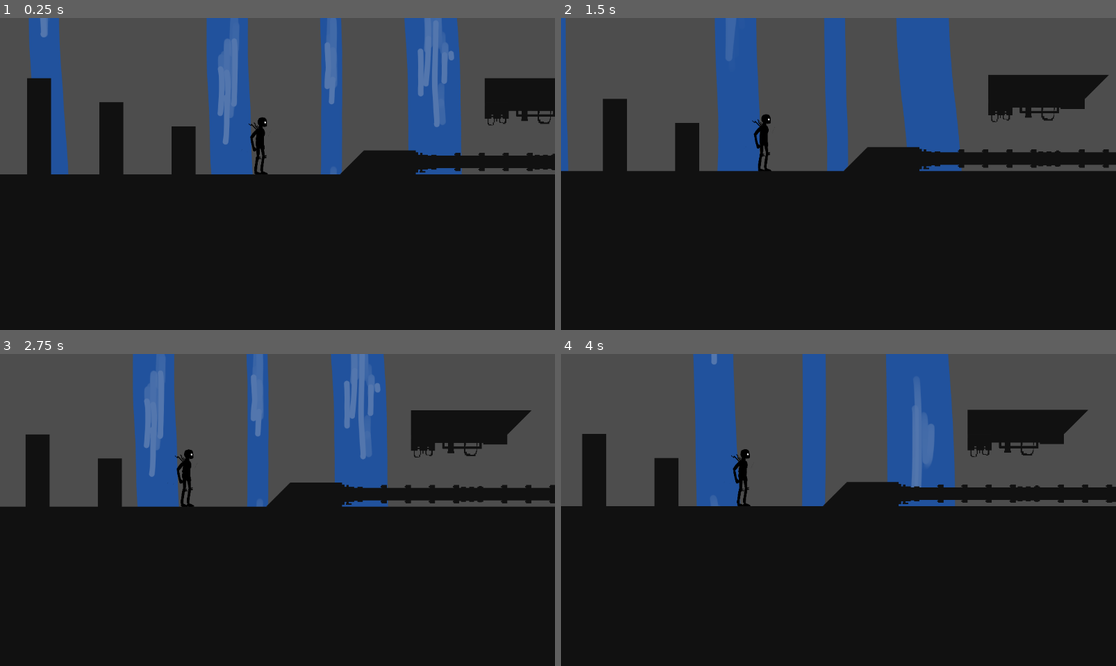
Above: before the commit, frames 1-4 (two rows, left to right).
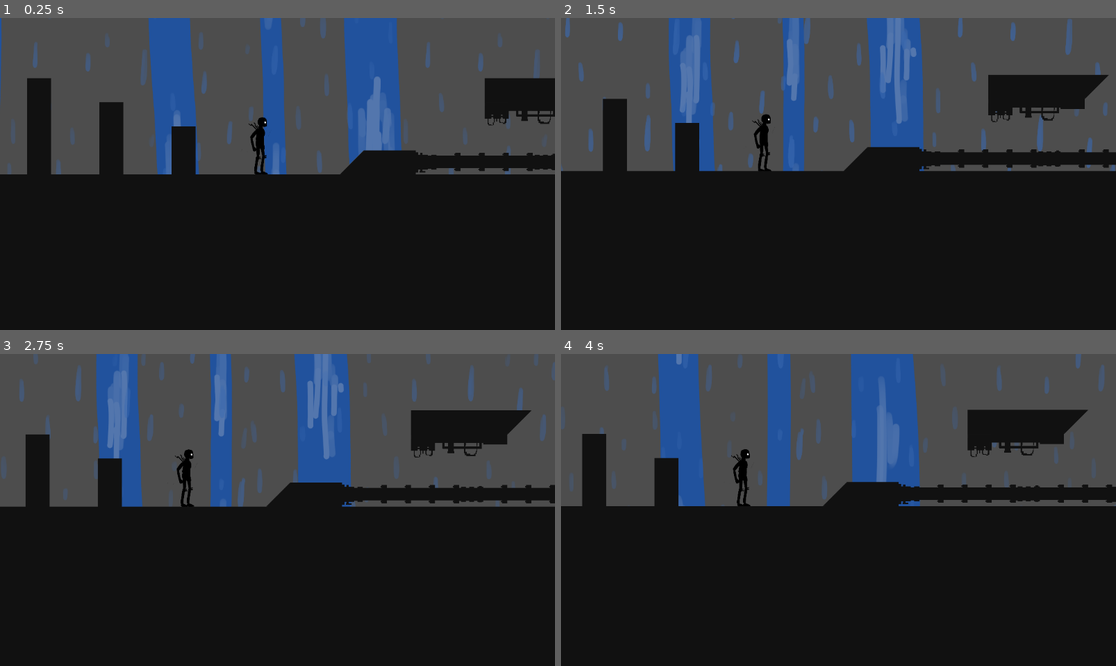
Above: after the commit, the same moments.

Repository: Kunut0/GameJam23_05
Game: Godot game, scene res://Szene/frederick_test_scene.tscn
Two runs of this game, one before a commit and one after it. Both use one fixed random seed, a clock stepped at 60 frames per second and the inputs below. This scene is started directly instead of the project's main scene. The engine's default icon, where the game draws it, is replaced by a stand-in: a white triangle on a blue panel in a dark square.
Inputs:
- Up to frame 1 (0.25 s): no input
- Up to frame 2 (1.5 s): hold Right (ui_right) from 0.53 s (still down); tap Space (ui_select) at 0.77 s
- Up to frame 3 (2.75 s): tap Space (ui_select) at 1.52 s; release Right (ui_right) at 2.03 s; hold Left (ui_left) from 2.03 s (still down)
- Up to frame 4 (4 s): release Left (ui_left) at 2.78 s; hold Right (ui_right) from 2.78 s (still down); tap Space (ui_select) at 3.02, 3.77 s

The runs differ from the first frame. In frame 1, 22% of the frame differs, in the area x 0-98%, y 0-51%; in frame 2, 17%; in frame 3, 17%; in frame 4, 16%.

Commit message:
parallax layer rain

Diff:
--- a/gamejamulm/Szene/frederick_test_scene.tscn
+++ b/gamejamulm/Szene/frederick_test_scene.tscn
@@ -9,6 +9,13 @@
 [ext_resource type="Texture2D" uid="uid://drpkfsvsabt22" path="res://Assets/background/background_water_2.png" id="7_r65jg"]
 [ext_resource type="Texture2D" uid="uid://c7v16wveiervi" path="res://Assets/background/background_water_3.png" id="8_bfp6s"]
 [ext_resource type="Texture2D" uid="uid://c6jyiuf2eo0r8" path="res://Assets/background/background_water_4.png" id="9_3kewj"]
+[ext_resource type="Texture2D" uid="uid://g4gxsvl04sy6" path="res://Assets/background/rain_1.png" id="10_txhlj"]
+[ext_resource type="Texture2D" uid="uid://ci005lvkg6pth" path="res://Assets/background/rain_2.png" id="11_eyhg7"]
+[ext_resource type="Texture2D" uid="uid://c5xncqupgy2fr" path="res://Assets/background/rain_3.png" id="12_0kuvi"]
+[ext_resource type="Texture2D" uid="uid://djihpnnjg2v28" path="res://Assets/background/rain_4.png" id="13_3fhx5"]
+[ext_resource type="Texture2D" uid="uid://dko5ujbrsua1i" path="res://Assets/background/rain_5.png" id="14_vk801"]
+[ext_resource type="Texture2D" uid="uid://civ4nlpljix2c" path="res://Assets/background/rain_6.png" id="15_bdj5d"]
+[ext_resource type="Texture2D" uid="uid://cg7qgafk5l6uy" path="res://Assets/background/rain_7.png" id="16_vow18"]
 
 [sub_resource type="TileSetAtlasSource" id="TileSetAtlasSource_ixq41"]
 texture = ExtResource("2_bq1tl")
@@ -135,7 +142,36 @@
 }],
 "loop": true,
 "name": &"default",
-"speed": 5.0
+"speed": 6.0
+}]
+
+[sub_resource type="SpriteFrames" id="SpriteFrames_ai2la"]
+animations = [{
+"frames": [{
+"duration": 1.0,
+"texture": ExtResource("10_txhlj")
+}, {
+"duration": 1.0,
+"texture": ExtResource("11_eyhg7")
+}, {
+"duration": 1.0,
+"texture": ExtResource("12_0kuvi")
+}, {
+"duration": 1.0,
+"texture": ExtResource("13_3fhx5")
+}, {
+"duration": 1.0,
+"texture": ExtResource("14_vk801")
+}, {
+"duration": 1.0,
+"texture": ExtResource("15_bdj5d")
+}, {
+"duration": 1.0,
+"texture": ExtResource("16_vow18")
+}],
+"loop": true,
+"name": &"default",
+"speed": 10.0
 }]
 
 [node name="frederick_test_scene" type="Node2D"]
@@ -158,9 +194,29 @@
 scroll_limit_end = Vector2(4000, 0)
 
 [node name="ParallaxLayer" type="ParallaxLayer" parent="ParallaxBackground"]
+motion_scale = Vector2(0.7, 1)
 motion_mirroring = Vector2(1700, 0)
 
 [node name="AnimatedSprite2D" type="AnimatedSprite2D" parent="ParallaxBackground/ParallaxLayer"]
 sprite_frames = SubResource("SpriteFrames_b237y")
 autoplay = "default"
-frame_progress = 0.0681746
+frame_progress = 0.950461
+
+[node name="ParallaxLayer2" type="ParallaxLayer" parent="ParallaxBackground"]
+motion_scale = Vector2(0.5, 1)
+motion_mirroring = Vector2(875, 602)
+
+[node name="AnimatedSprite2D" type="AnimatedSprite2D" parent="ParallaxBackground/ParallaxLayer2"]
+scale = Vector2(0.5, 0.5)
+sprite_frames = SubResource("SpriteFrames_ai2la")
+autoplay = "default"
+frame = 6
+frame_progress = 0.404333
+
+[node name="AnimatedSprite2D2" type="AnimatedSprite2D" parent="ParallaxBackground/ParallaxLayer2"]
+position = Vector2(1690, 0)
+scale = Vector2(0.5, 0.5)
+sprite_frames = SubResource("SpriteFrames_ai2la")
+autoplay = "default"
+frame = 6
+frame_progress = 0.404333
Binary file added: gamejamulm/Assets/background/rain_1.png
Not shown, added: gamejamulm/Assets/background/rain_1.png.import
Binary file added: gamejamulm/Assets/background/rain_2.png
Not shown, added: gamejamulm/Assets/background/rain_2.png.import
Binary file added: gamejamulm/Assets/background/rain_3.png
Not shown, added: gamejamulm/Assets/background/rain_3.png.import
Binary file added: gamejamulm/Assets/background/rain_4.png
Not shown, added: gamejamulm/Assets/background/rain_4.png.import
Binary file added: gamejamulm/Assets/background/rain_5.png
Not shown, added: gamejamulm/Assets/background/rain_5.png.import
Binary file added: gamejamulm/Assets/background/rain_6.png
Not shown, added: gamejamulm/Assets/background/rain_6.png.import
(and 3 more such lines)
